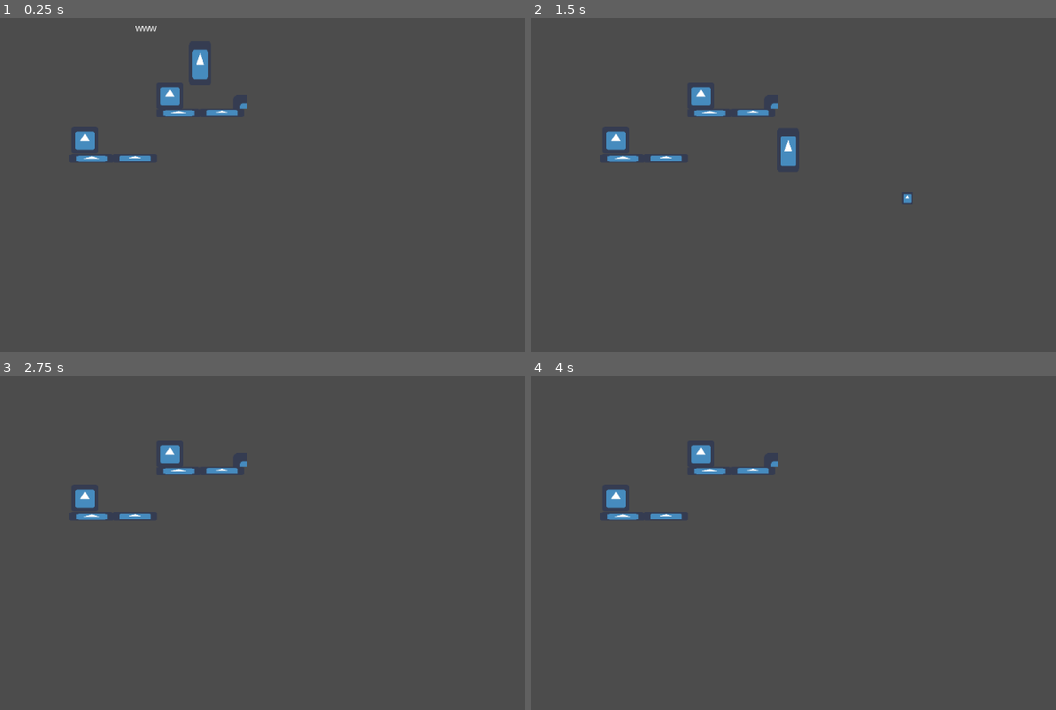
Above: before the commit, frames 1-4 (two rows, left to right).
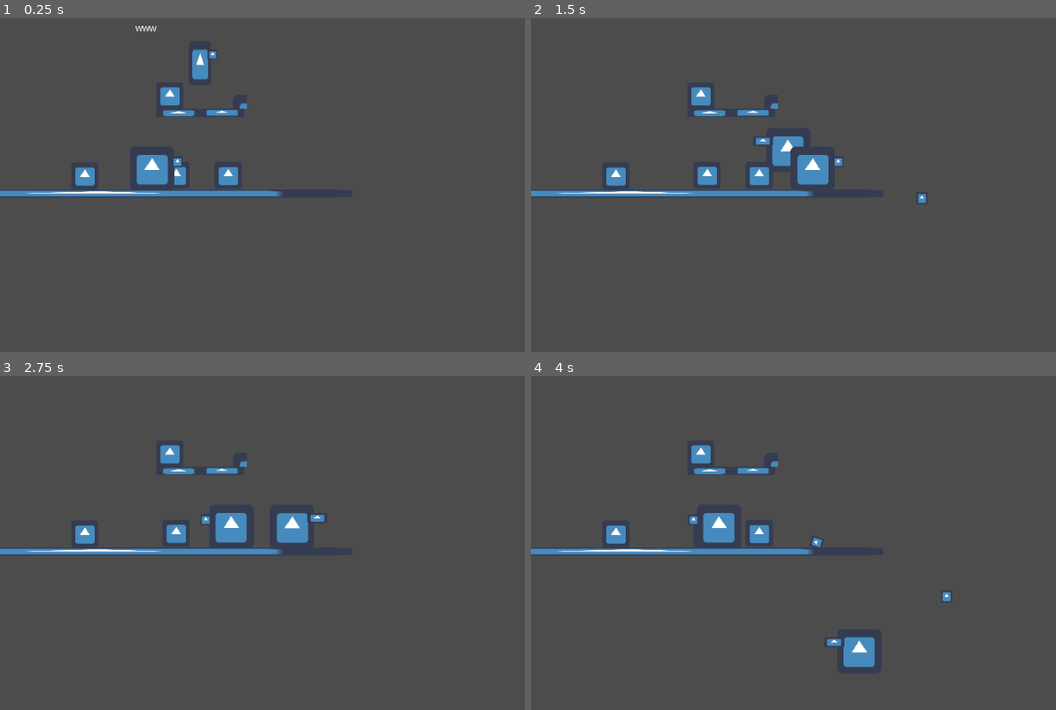
Above: after the commit, the same moments.

Repository: florian-rieder/ItsYourTurnToHide
Game: Godot game, scene res://ZacTestScene.tscn
Same seed, same stepped clock (60 frames per second), same inputs: the game is played once before the commit and once after it. The project has no main scene, so this scene is started directly. The engine's default icon, where the game draws it, is replaced by a stand-in: a white triangle on a blue panel in a dark square.
Inputs (mouse positions are in pixels of both pictures, inside the frame that each line leads up to):
- Up to frame 1 (0.25 s): no input
- Up to frame 2 (1.5 s): move the mouse to (1040, 124) at 0.52 s; hold D (right) 0.53-1.28 s; tap E (interact) at 0.6, 1.35 s; tap Space (ui_select) at 0.77 s; move the mouse to (741, 164) at 1.27 s; hold A (left) from 1.28 s (still down)
- Up to frame 3 (2.75 s): tap Space (ui_select) at 1.52 s; tap E (interact) at 2, 2.1 s; move the mouse to (425, 412) at 2.02 s; release A (left) at 2.03 s; hold D (right) from 2.03 s (still down)
- Up to frame 4 (4 s): move the mouse to (851, 586) at 2.77 s; tap E (interact) at 2.85, 3.6 s; tap Space (ui_select) at 3.02, 3.77 s; move the mouse to (outside the picture) at 3.52 s; release D (right) at 3.53 s; hold A (left) from 3.53 s (still down)

The runs differ from the first frame. In frame 1, 2.5% of the frame differs, in the area x 0-54%, y 10-54%; in frame 2, 3.0%; in frame 3, 3.0%; in frame 4, 3.1%, in the area x 0-80%, y 33-88%.

Commit message:
Add simple Ennemies who can be distracted by rocks

Diff:
--- a/Player.gd
+++ b/Player.gd
@@ -33,7 +33,7 @@
 	# When the character’s direction changes, we want to to scale the Sprite accordingly to flip it.
 	# This will make Robi face left or right depending on the direction you move.
 	if direction.x != 0:
-		scale.x = 1 if direction.x > 0 else -1
+		sprite.scale.x = 1 if direction.x > 0 else -1
 
 func _process(delta):
 	if Input.is_action_just_pressed("ui_select") and _canMove:
--- a/Player.tscn
+++ b/Player.tscn
@@ -22,6 +22,11 @@
 
 [node name="Cooldown" type="Timer" parent="Sprite/RockOrigin"]
 
+[node name="Sprite" type="Sprite" parent="Sprite"]
+position = Vector2( 36.3744, -13.0147 )
+scale = Vector2( 0.447292, 0.228296 )
+texture = ExtResource( 1 )
+
 [node name="CollisionShape2D" type="CollisionShape2D" parent="."]
 shape = SubResource( 1 )
 
--- a/Rock.gd
+++ b/Rock.gd
@@ -24,4 +24,5 @@
 
 
 func _on_Rock_body_entered(body):
-	emit_signal("bounce",position)
+	emit_signal("bounce",global_position)
+	get_tree().call_group("Ennemies","distracted",global_position)
--- /dev/null
+++ b/SimpleEnnemy.gd
@@ -0,0 +1,82 @@
+class_name Enemy
+extends Actor
+
+
+enum State {
+	WALKING,
+	IDLE,
+	RANDOM,
+	DEAD,
+}
+
+export(State) var state = State.WALKING
+export(float) var hearing_distance = 10.0
+export(float) var distracted_time = 2
+
+onready var platform_detector = $PlatformDetector
+onready var floor_detector_left = $FloorDetectorLeft
+onready var floor_detector_right = $FloorDetectorRight
+onready var sprite = $Sprite
+onready var distracted_timer = $DistractedTime
+
+var _old_state
+
+# This function is called when the scene enters the scene tree.
+# We can initialize variables here.
+func _ready():
+	_velocity.x = speed.x if state == State.WALKING else 0
+
+# Physics process is a built-in loop in Godot.
+# If you define _physics_process on a node, Godot will call it every frame.
+
+# At a glance, you can see that the physics process loop:
+# 1. Calculates the move velocity.
+# 2. Moves the character.
+# 3. Updates the sprite direction.
+# 4. Updates the animation.
+
+# Splitting the physics process logic into functions not only makes it
+# easier to read, it help to change or improve the code later on:
+# - If you need to change a calculation, you can use Go To -> Function
+#   (Ctrl Alt F) to quickly jump to the corresponding function.
+# - If you split the character into a state machine or more advanced pattern,
+#   you can easily move individual functions.
+func _physics_process(_delta):
+
+	# If the enemy encounters a wall or an edge, the horizontal velocity is flipped.
+	if not floor_detector_left.is_colliding():
+		_velocity.x = speed.x
+	elif not floor_detector_right.is_colliding():
+		_velocity.x = -speed.x
+
+	if is_on_wall():
+		_velocity.x *= -1
+
+	if state == State.IDLE:
+		_velocity.x = 0
+
+	# We only update the y value of _velocity as we want to handle the horizontal movement ourselves.
+	_velocity.y = move_and_slide(_velocity, FLOOR_NORMAL).y
+
+	# We flip the Sprite depending on which way the enemy is moving.
+	sprite.scale.x = 1 if _velocity.x > 0 else -1
+
+func distracted(pos: Vector2):
+	if global_position.distance_to(pos) < hearing_distance:
+		distracted_timer.start()
+		_old_state = state
+		state = State.IDLE
+		var directionOfNoise = pos - global_position
+		sprite.scale.x = 1 if directionOfNoise.x > 0 else -1
+
+
+
+func destroy():
+	state = State.DEAD
+	_velocity = Vector2.ZERO
+
+
+func _on_DistractedTime_timeout():
+	state = _old_state
+	if state == State.WALKING:
+		_velocity.x = speed.x if sprite.scale.x > 0 else -speed.x
--- /dev/null
+++ b/SimpleEnnemy.tscn
@@ -0,0 +1,43 @@
+[gd_scene load_steps=4 format=2]
+
+[ext_resource path="res://SimpleEnnemy.gd" type="Script" id=1]
+[ext_resource path="res://icon.png" type="Texture" id=2]
+
+[sub_resource type="CapsuleShape2D" id=1]
+radius = 29.887
+height = 1.93964
+
+[node name="SimpleEnnemy" type="KinematicBody2D" groups=[
+"Ennemies",
+]]
+collision_layer = 2
+script = ExtResource( 1 )
+hearing_distance = 200.0
+
+[node name="Sprite" type="Sprite" parent="."]
+texture = ExtResource( 2 )
+
+[node name="Sprite" type="Sprite" parent="Sprite"]
+position = Vector2( 37, -10 )
+scale = Vector2( 0.246788, 0.263342 )
+texture = ExtResource( 2 )
+
+[node name="CollisionShape2D" type="CollisionShape2D" parent="."]
+shape = SubResource( 1 )
+
+[node name="FloorDetectorLeft" type="RayCast2D" parent="."]
+position = Vector2( -30.8677, 0.561234 )
+enabled = true
+
+[node name="FloorDetectorRight" type="RayCast2D" parent="."]
+position = Vector2( 31.9902, 0.561234 )
+enabled = true
+
+[node name="PlatformDetector" type="RayCast2D" parent="."]
+position = Vector2( 0, 32 )
+enabled = true
+cast_to = Vector2( 0, 5 )
+
+[node name="DistractedTime" type="Timer" parent="."]
+one_shot = true
+[connection signal="timeout" from="DistractedTime" to="." method="_on_DistractedTime_timeout"]
--- a/ZacTestScene.tscn
+++ b/ZacTestScene.tscn
@@ -1,10 +1,11 @@
-[gd_scene load_steps=7 format=2]
+[gd_scene load_steps=8 format=2]
 
 [ext_resource path="res://icon.png" type="Texture" id=1]
 [ext_resource path="res://Player.tscn" type="PackedScene" id=2]
 [ext_resource path="res://ZacTestScene.gd" type="Script" id=3]
 [ext_resource path="res://Cover.tscn" type="PackedScene" id=4]
 [ext_resource path="res://Door.tscn" type="PackedScene" id=5]
+[ext_resource path="res://SimpleEnnemy.tscn" type="PackedScene" id=6]
 
 [sub_resource type="RectangleShape2D" id=1]
 extents = Vector2( 30.5522, 4.34943 )
@@ -38,27 +39,14 @@
 texture = ExtResource( 1 )
 
 [node name="Platform3" type="KinematicBody2D" parent="."]
-position = Vector2( 132.549, 318.48 )
+position = Vector2( 138.105, 369.277 )
+scale = Vector2( 11.68, 1 )
 
 [node name="CollisionShape2D" type="CollisionShape2D" parent="Platform3"]
 shape = SubResource( 1 )
 
 [node name="Sprite" type="Sprite" parent="Platform3"]
 position = Vector2( -0.235962, 0.707906 )
-scale = Vector2( 1, 0.188858 )
-texture = ExtResource( 1 )
-
-[node name="Platform4" type="KinematicBody2D" parent="."]
-position = Vector2( 194.061, 317.687 )
-__meta__ = {
-"_edit_group_": true
-}
-
-[node name="CollisionShape2D" type="CollisionShape2D" parent="Platform4"]
-shape = SubResource( 1 )
-
-[node name="Sprite" type="Sprite" parent="Platform4"]
-position = Vector2( 0.859024, 1.26564 )
 scale = Vector2( 1, 0.188858 )
 texture = ExtResource( 1 )
 
@@ -90,9 +78,15 @@
 position = Vector2( 119.419, 289.919 )
 
 [node name="Door1" parent="Door" index="0"]
-position = Vector2( 3.17839, 2.64865 )
+position = Vector2( 3.17839, 54.6487 )
 
 [node name="Door2" parent="Door" index="1"]
 position = Vector2( 126.072, -61.6813 )
 
+[node name="Door2" parent="." instance=ExtResource( 5 )]
+position = Vector2( 254.672, 343.574 )
+
+[node name="SimpleEnnemy" parent="." instance=ExtResource( 6 )]
+position = Vector2( 182.097, 328.295 )
+
 [editable path="Door"]
--- a/project.godot
+++ b/project.godot
@@ -20,6 +20,11 @@
 "path": "res://dialogue.gd"
 }, {
 "base": "Actor",
+"class": "Enemy",
+"language": "GDScript",
+"path": "res://SimpleEnnemy.gd"
+}, {
+"base": "Actor",
 "class": "Player",
 "language": "GDScript",
 "path": "res://Player.gd"
@@ -32,6 +37,7 @@
 _global_script_class_icons={
 "Actor": "",
 "Dialogue": "",
+"Enemy": "",
 "Player": "",
 "ShakeCamera2D": ""
 }
